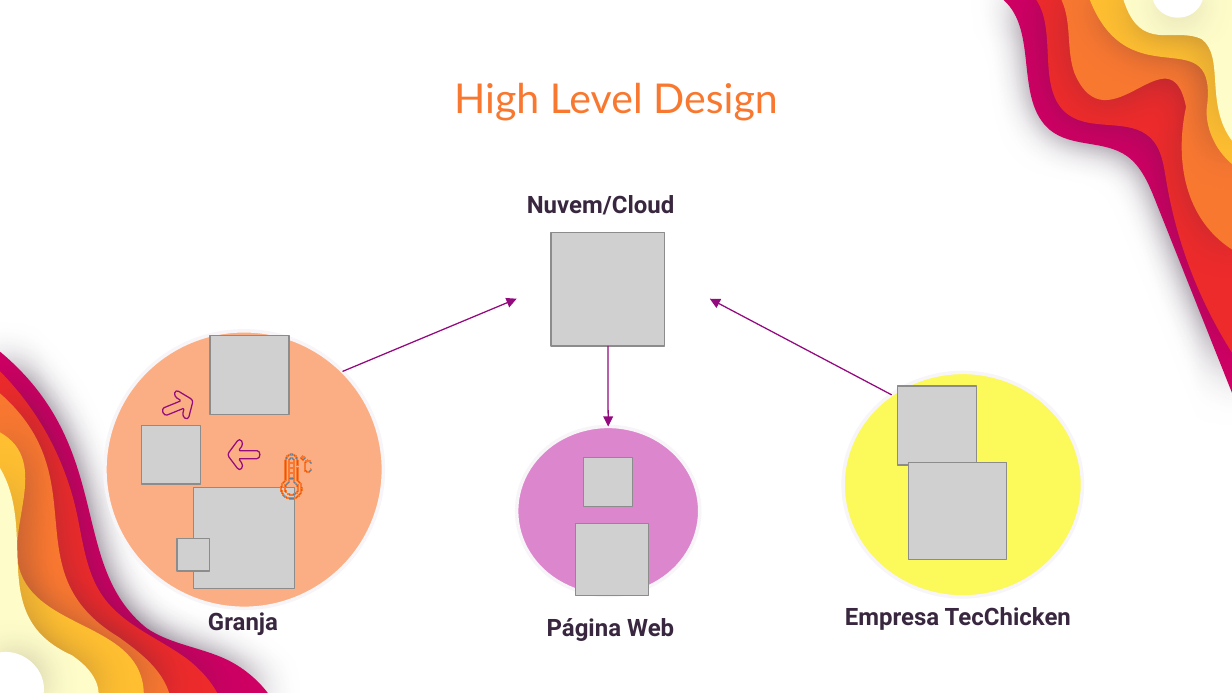
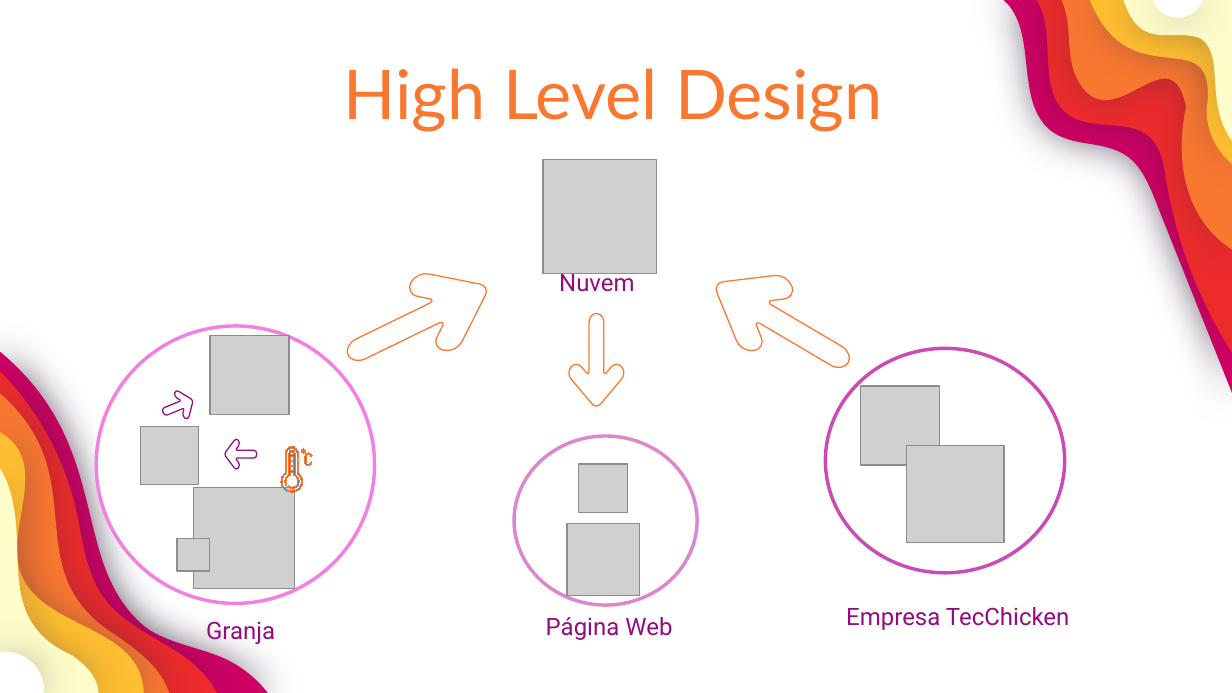
Before and after one commit to GustavoQuaresma/TECCHICKEN-DOCUMENTACAO, a slide deck: slide 16 of SPRINT2/slide pi.pptx. Drawn at 1232x693 pixels with LibreOffice and Linux fonts; fonts in the diff are those of the drawing; grey boxes stand for pictures. Boxes give left, top, right and bottom in pixels: in the first picture for what was removed or moved away, otherwise in the second. Text is boxed around its words. In the diff, an @@ line names an element or a change of style, - is before the commit and + after.

Commit message:
High level Design

```diff
--- a/SPRINT2/slide pi.pptx
+++ b/SPRINT2/slide pi.pptx
@@ text "High Level Design": place and size @@
-text "High Level Design" at (454, 82, 778, 121)
+text "High Level Design" at (344, 68, 882, 132)
@@ text "High Level Design" at (344, 68, 882, 132): size 24 to 40 pt @@
@@ picture: place and size @@
-picture at (551, 233, 664, 346)
+picture at (543, 160, 657, 274)
@@ freeform shape added at (330, 251, 504, 392), outline #F97830 0.75 pt @@
@@ text at (559, 269, 635, 292): text changed; text colour #39273F to #940D7F; bold off @@
-Nuvem/Cloud
+Nuvem
@@ freeform shape added at (696, 250, 869, 398), outline #F97830 0.75 pt @@
@@ arrow removed from (342, 372) to (516, 298) @@
@@ arrow removed from (892, 395) to (710, 298) @@
@@ ellipse: place and size @@
-ellipse at (105, 331, 383, 609)
+ellipse at (96, 326, 375, 604)
@@ ellipse at (96, 326, 375, 604): fill #FBAE83 to #FFFFFF; outline #F7F5F7 2 pt to #F47FE2 2 pt @@
@@ freeform shape added at (569, 314, 624, 407), outline #F97830 0.75 pt @@
@@ arrow removed from (607, 346) to (609, 426) @@
@@ ellipse: place and size @@
-ellipse at (843, 372, 1082, 596)
+ellipse at (825, 349, 1064, 573)
@@ ellipse at (825, 349, 1064, 573): fill #FCF95A to #FFFFFF; outline #F7F5F7 2 pt to #CB4AB6 2 pt @@
@@ picture: place and size @@
-picture at (897, 386, 976, 464)
+picture at (860, 386, 939, 464)
@@ freeform shape: place and size @@
-freeform shape at (228, 440, 260, 469)
+freeform shape at (224, 439, 256, 468)
@@ freeform shape: place and size @@
-freeform shape at (301, 456, 306, 461)
+freeform shape at (301, 448, 306, 453)
@@ ellipse: place and size @@
-ellipse at (516, 426, 700, 595)
+ellipse at (514, 436, 697, 605)
@@ ellipse at (514, 436, 697, 605): fill #DC86CE to #FFFFFF; outline #F7F5F7 2 pt to #DC86CE 2 pt @@
@@ picture: place and size @@
-picture at (909, 462, 1007, 559)
+picture at (907, 445, 1004, 542)
@@ 3 freeform shapes: place and size @@
-3 freeform shapes at (281, 453, 312, 499)
+3 freeform shapes at (281, 446, 312, 492)
@@ picture: place and size @@
-picture at (584, 457, 633, 506)
+picture at (579, 464, 628, 514)
@@ picture: place and size @@
-picture at (575, 524, 648, 596)
+picture at (567, 524, 639, 596)
@@ text colour #39273F to #940D7F, bold off in 3 elements at (846, 607, 1070, 630), (546, 617, 672, 640), (206, 621, 275, 645) @@
@@ text "Granja": place and size @@
-text "Granja" at (208, 612, 278, 635)
+text "Granja" at (206, 621, 275, 645)
```
